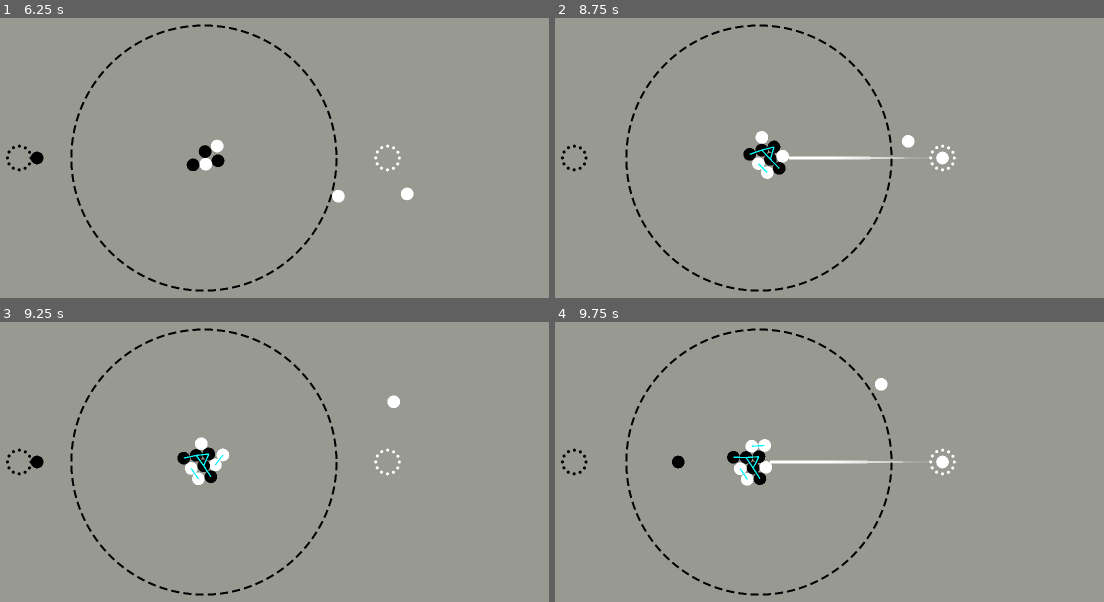
Above: before the commit, frames 1-4 (two rows, left to right).
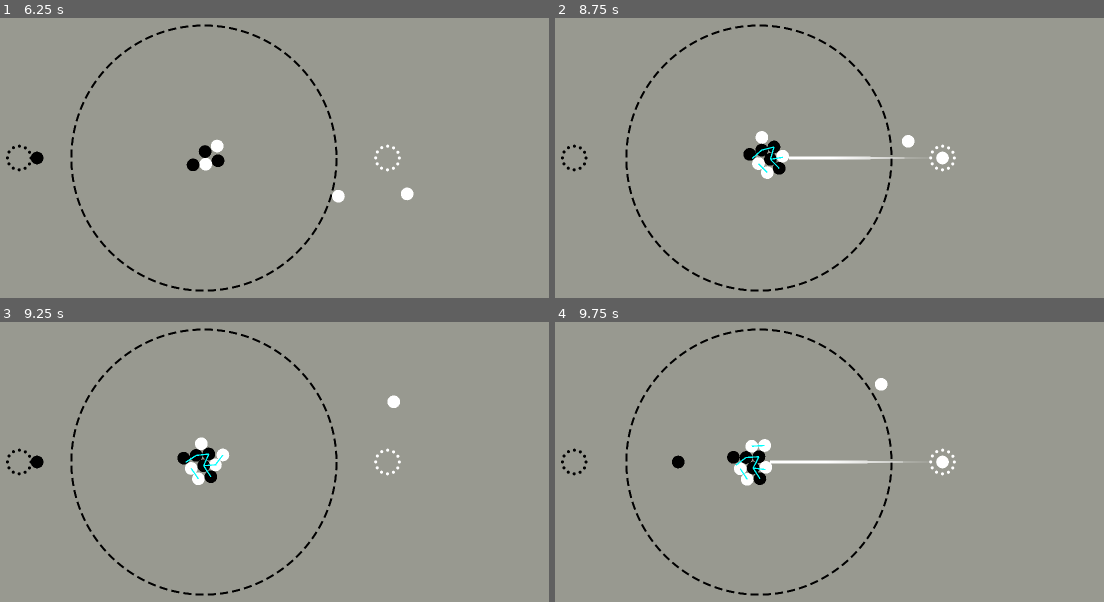
Above: after the commit, the same moments.

Repository: aeriab/Orbital_Go
Game: Godot game, scene res://game/game.tscn
Two runs of this game, one before a commit and one after it. Both use one fixed random seed, a clock stepped at 60 frames per second and the inputs below.
Inputs (mouse positions are in pixels of both pictures, inside the frame that each line leads up to):
- Up to frame 1 (6.25 s): tap Enter at 0.5 s; move the mouse to (378, 135) at 0.52 s; press the mouse at (378, 135) at 0.53 s; tap Space at 1.25 s; move the mouse to (43, 180) at 1.27 s; release the mouse at (43, 180) at 1.28 s; click (43, 180) at 1.35 s; move the mouse to (285, 60) at 2.02 s; press the mouse at (285, 60) at 2.03 s; move the mouse to (164, 247) at 2.77 s; release the mouse at (164, 247) at 2.78 s; click (164, 247) at 2.85 s; move the mouse to (444, 225) at 3.52 s; press the mouse at (444, 225) at 3.53 s; move the mouse to (outside the picture) at 4.27 s; release the mouse at (outside the picture) at 4.28 s; click (outside the picture) at 4.35 s; move the mouse to (241, 158) at 5.02 s; press the mouse at (241, 158) at 5.03 s; move the mouse to (82, 46) at 5.77 s; release the mouse at (82, 46) at 5.78 s; click (82, 46) at 5.85 s
- Up to frame 2 (8.75 s): move the mouse to (933, 135) at 6.52 s; press the mouse at (933, 135) at 6.53 s; move the mouse to (598, 180) at 7.27 s; release the mouse at (598, 180) at 7.28 s; click (598, 180) at 7.35 s; move the mouse to (840, 60) at 8.02 s; press the mouse at (840, 60) at 8.03 s
- Up to frame 3 (9.25 s): move the mouse to (164, 551) at 8.77 s; release the mouse at (164, 551) at 8.78 s; click (164, 551) at 8.85 s
- Up to frame 4 (9.75 s): move the mouse to (999, 529) at 9.52 s; press the mouse at (999, 529) at 9.53 s

Frame 1 is identical in both runs. In frame 2, less than 0.1% of the frame differs, in the area x 35-42%, y 47-51%; in frame 3, less than 0.1%, in the area x 33-40%, y 47-52%; in frame 4, less than 0.1%.

Commit message:
tested it and performance gets really bad with DFS

Diff:
--- a/ball_piece/ball_piece.gd
+++ b/ball_piece/ball_piece.gd
@@ -49,6 +49,9 @@
 		add_child(line)
 		connections[body] = line
 
+		if body is Stone:
+			body.connections[self] = line
+
 		StoneManager.check_for_capture(self)
 
 
--- a/ball_piece/ball_piece.tscn
+++ b/ball_piece/ball_piece.tscn
@@ -15,8 +15,6 @@
 linear_damp = 1.0
 script = ExtResource("1_q1k2p")
 connecting_line = ExtResource("2_6lmgn")
-p1_color = null
-p2_color = null
 line_color = Color(0, 1, 1, 1)
 
 [node name="CollisionShape2D" type="CollisionShape2D" parent="."]
